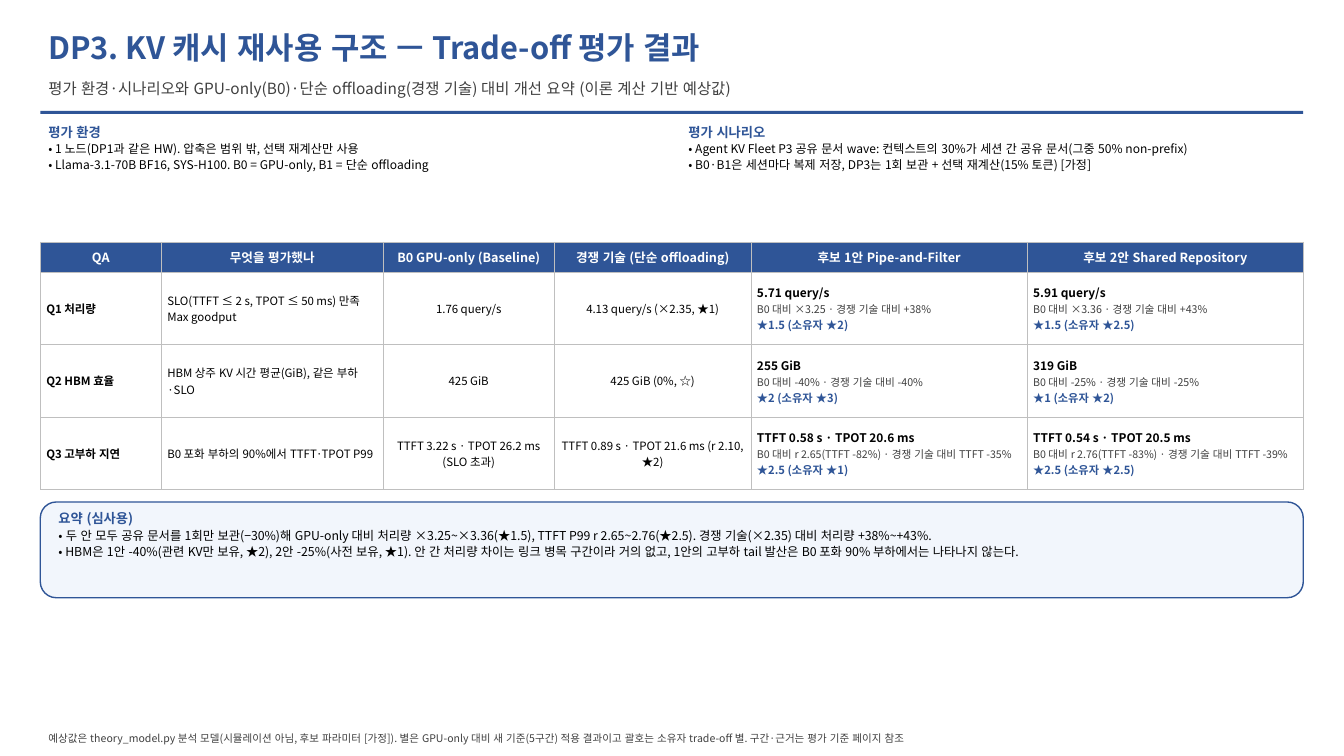
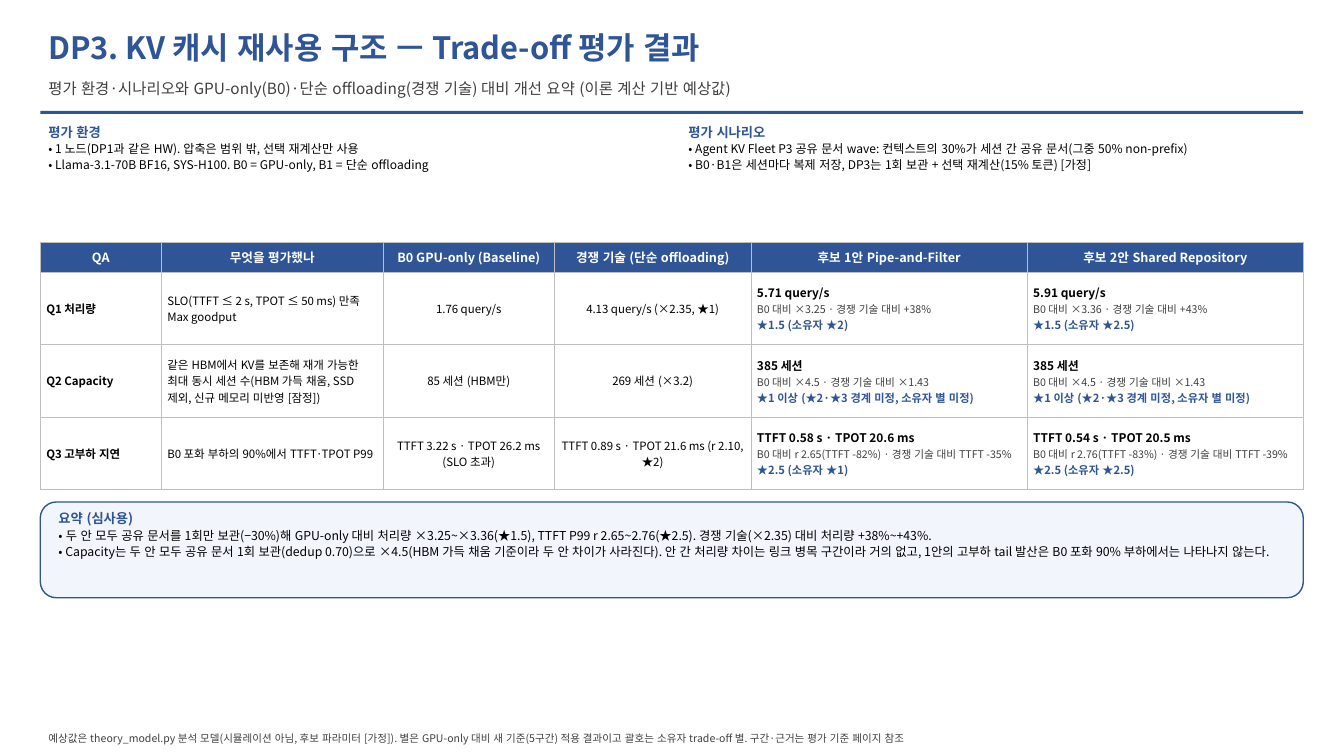
Before and after one commit to mkim0628/vllm, a slide deck: slide 7 of doc-mk/QA-criteria-v4/DP-QA-criteria-v4.pptx. Drawn at 1344x756 pixels with LibreOffice and Linux fonts; fonts in the diff are those of the drawing. Boxes give left, top, right and bottom in pixels: in the first picture for what was removed or moved away, otherwise in the second. Text is boxed around its words. In the diff, an @@ line names an element or a change of style, - is before the commit and + after.

```diff
--- a/doc-mk/QA-criteria-v4/DP-QA-criteria-v4.pptx
+++ b/doc-mk/QA-criteria-v4/DP-QA-criteria-v4.pptx
@@ table at [40,242,1304,490] @@
-row 3: Q2 HBM 효율 | HBM 상주 KV 시간 평균(GiB), 같은 부하·SLO | 425 GiB | 425 GiB (0%, ☆) | 255 GiB / B0 대비 -40% · 경쟁 기술 대비 -40% / ★2 (소유자 ★3) | 319 GiB / B0 대비 -25% · 경쟁 기술 대비 -25% / ★1 (소유자 ★2)
+row 3: Q2 Capacity | 같은 HBM에서 KV를 보존해 재개 가능한 최대 동시 세션 수(HBM 가득 채움, SSD 제외, 신규 메모리 미반영 [잠정]) | 85 세션 (HBM만) | 269 세션 (×3.2) | 385 세션 / B0 대비 ×4.5 · 경쟁 기술 대비 ×1.43 / ★1 이상 (★2·★3 경계 미정, 소유자 별 미정) | 385 세션 / B0 대비 ×4.5 · 경쟁 기술 대비 ×1.43 / ★1 이상 (★2·★3 경계 미정, 소유자 별 미정)
@@ text at [65,545,1269,559]: text changed @@
-• HBM은 1안 -40%(관련 KV만 보유, ★2), 2안 -25%(사전 보유, ★1). 안 간 처리량 차이는 링크 병목 구간이라 거의 없고, 1안의 고부하 tail 발산은 B0 포화 90% 부하에서는 나타나지 않는다.
+• Capacity는 두 안 모두 공유 문서 1회 보관(dedup 0.70)으로 ×4.5(HBM 가득 채움 기준이라 두 안 차이가 사라진다). 안 간 처리량 차이는 링크 병목 구간이라 거의 없고, 1안의 고부하 tail 발산은 B0 포화 90% 부하에서는 나타나지 않는다.
```
Also in this commit, not shown: 8 other slides changed, 2 slides added, 5 other files.
